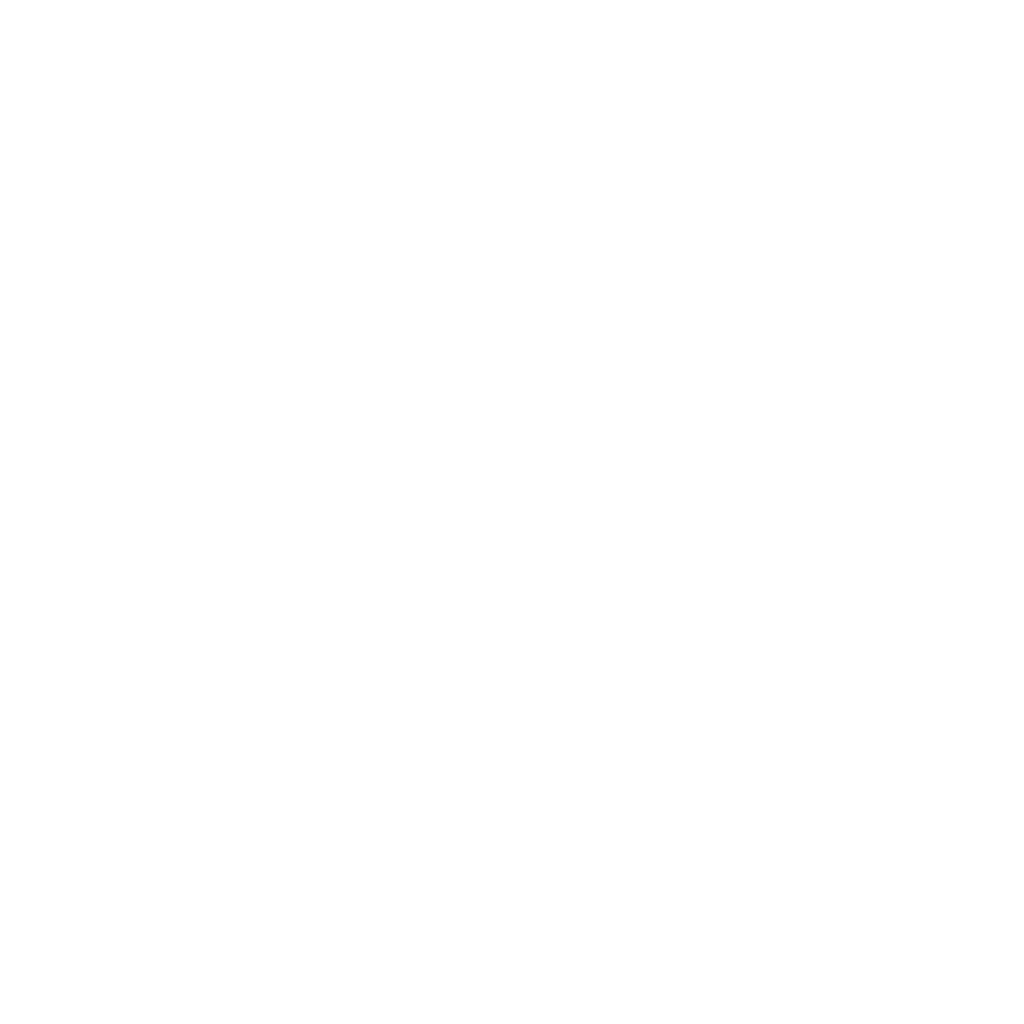
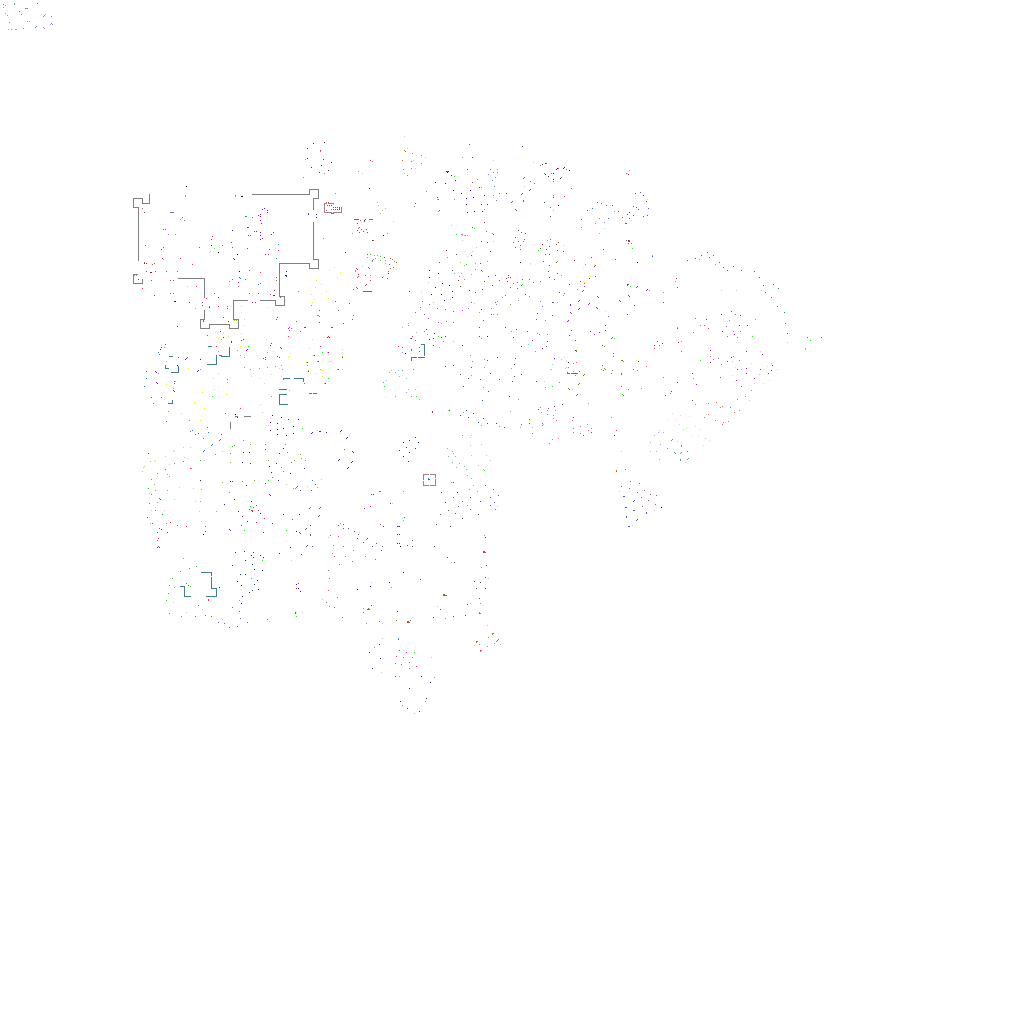
Revision of a layered 1024 x 1024 image; what changed, layer by layer:
showed "stuff", painted on it over left=3, top=3, right=822, bottom=714
